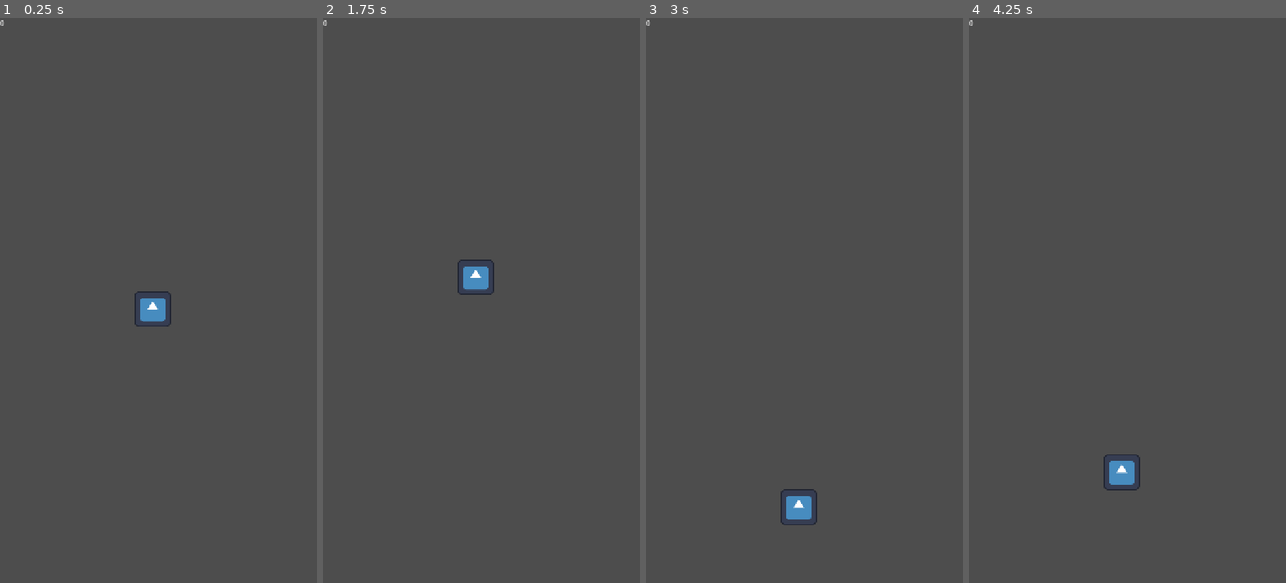
Above: before the commit, frames 1-4 (left to right).
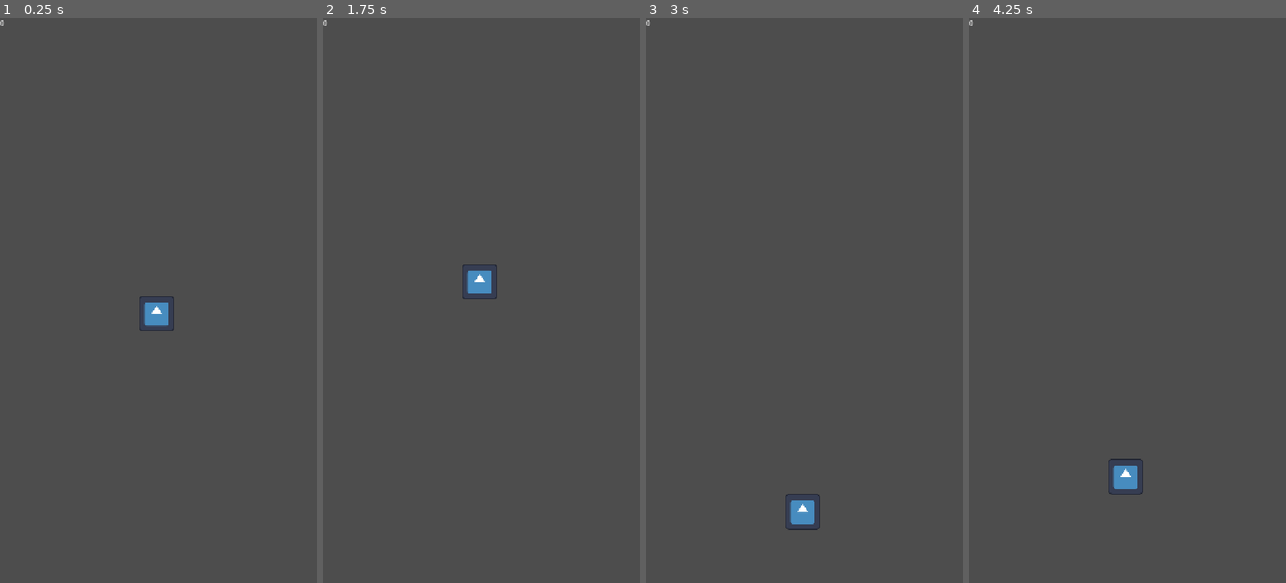
Above: after the commit, the same moments.

Repository: ilcubo/flappybird
Game: Godot game, scene res://world.tscn
Same seed, same stepped clock (60 frames per second), same inputs: the game is played once before the commit and once after it. The project has no main scene, so this scene is started directly. The engine's default icon, where the game draws it, is replaced by a stand-in: a white triangle on a blue panel in a dark square.
Inputs:
- Up to frame 1 (0.25 s): no input
- Up to frame 2 (1.75 s): tap Enter (ui_accept) at 0.5, 0.77, 1.52 s
- Up to frame 3 (3 s): no input
- Up to frame 4 (4.25 s): tap Enter (ui_accept) at 3.02, 3.77 s

The runs differ from the first frame. In frame 1, 0.4% of the frame differs, in the area x 42-55%, y 48-56%; in frame 2, 0.4%; in frame 3, 0.4%; in frame 4, 0.4%, in the area x 42-55%, y 77-85%.

Commit message:
✨ Add world border that kills the player when hit

Diff:
--- a/world.tscn
+++ b/world.tscn
@@ -4,10 +4,15 @@
 [ext_resource type="Script" uid="uid://dm2ce841cbxdw" path="res://obstacle_spawner.gd" id="2_tlwt5"]
 [ext_resource type="Script" uid="uid://dyiy4unc1u6pf" path="res://score_label.gd" id="3_tlwt5"]
 
+[sub_resource type="WorldBoundaryShape2D" id="WorldBoundaryShape2D_s8ogb"]
+normal = Vector2(0, 1)
+
+[sub_resource type="WorldBoundaryShape2D" id="WorldBoundaryShape2D_8h51l"]
+
 [node name="World" type="Node2D" unique_id=1118291424]
 
 [node name="Bird" parent="." unique_id=762531759 instance=ExtResource("1_f3sb7")]
-position = Vector2(351, 630)
+position = Vector2(360, 640)
 
 [node name="ObstacleSpawner" type="Node2D" parent="." unique_id=346549787]
 position = Vector2(1440, 0)
@@ -22,5 +27,17 @@
 offset_bottom = 23.0
 script = ExtResource("3_tlwt5")
 
+[node name="BorderTop" type="StaticBody2D" parent="." unique_id=1368483814]
+position = Vector2(0, -200)
+
+[node name="CollisionShape2D" type="CollisionShape2D" parent="BorderTop" unique_id=1424231491]
+shape = SubResource("WorldBoundaryShape2D_s8ogb")
+
+[node name="BorderBottom" type="StaticBody2D" parent="." unique_id=944509472]
+position = Vector2(0, 1480)
+
+[node name="CollisionShape2D" type="CollisionShape2D" parent="BorderBottom" unique_id=280328287]
+shape = SubResource("WorldBoundaryShape2D_8h51l")
+
 [connection signal="timeout" from="ObstacleSpawner/Timer" to="ObstacleSpawner" method="_on_timer_timeout"]
 [connection signal="timeout" from="ObstacleSpawner/Timer" to="ScoreLabel" method="_on_timer_timeout"]
